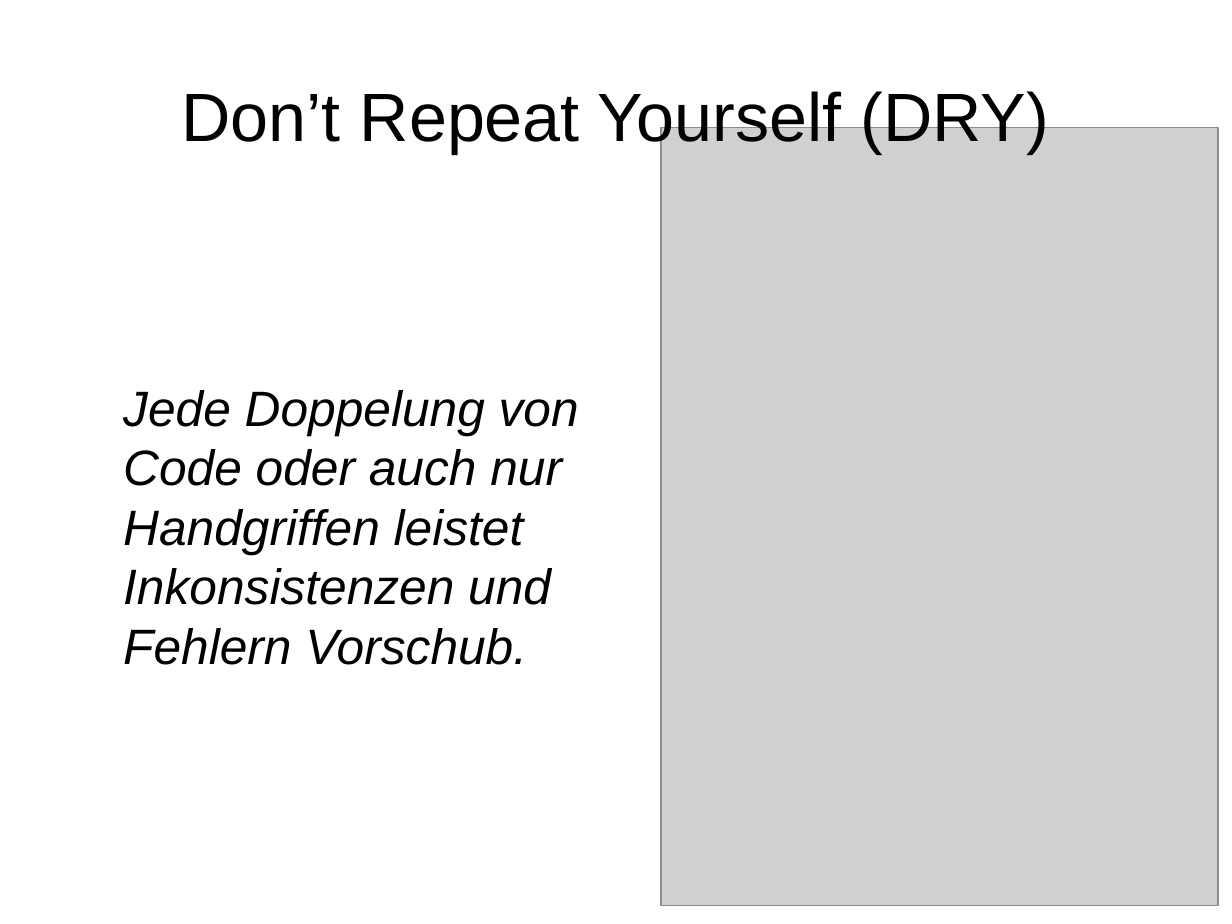
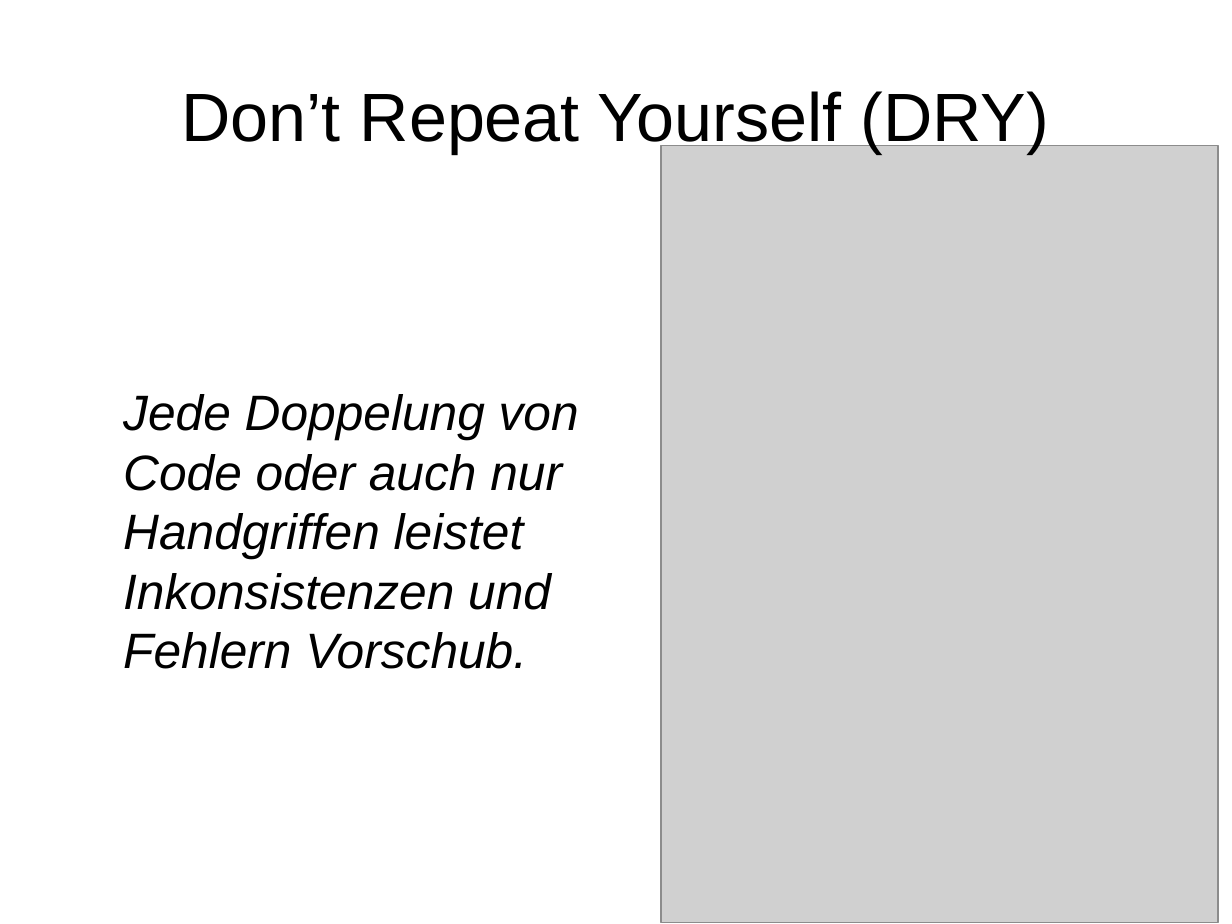
Before and after one commit to Weltraumschaf/Slides, a slide deck: slide 31 of CleanCode/Clean_Code.odp. Drawn at 1232x924 pixels with LibreOffice and Linux fonts; fonts in the diff are those of the drawing; grey boxes stand for pictures. Boxes give left, top, right and bottom in pixels: in the first picture for what was removed or moved away, otherwise in the second. Text is boxed around its words. In the diff, an @@ line names an element or a change of style, - is before the commit and + after.

```diff
--- a/CleanCode/Clean_Code.odp
+++ b/CleanCode/Clean_Code.odp
@@ picture: place and size @@
-picture at [661, 127, 1219, 906]
+picture at [661, 145, 1219, 923]
@@ text "Jede Doppelung von Code oder ...": place and size @@
-text "Jede Doppelung von Code oder ..." at [123, 390, 579, 665]
+text "Jede Doppelung von Code oder ..." at [123, 394, 579, 669]
```
Also in this commit, not shown: 2 other slides changed, 1 other file.
